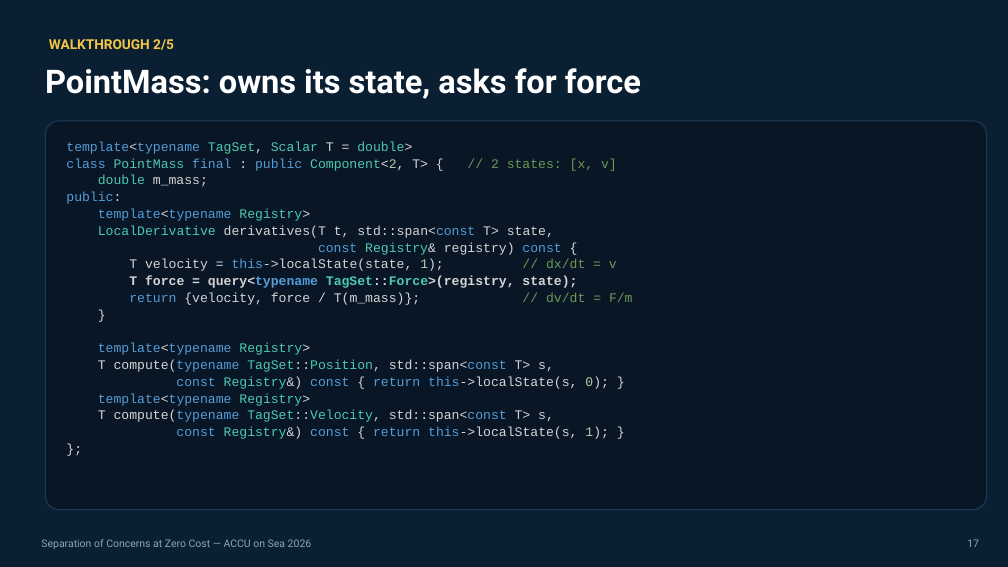
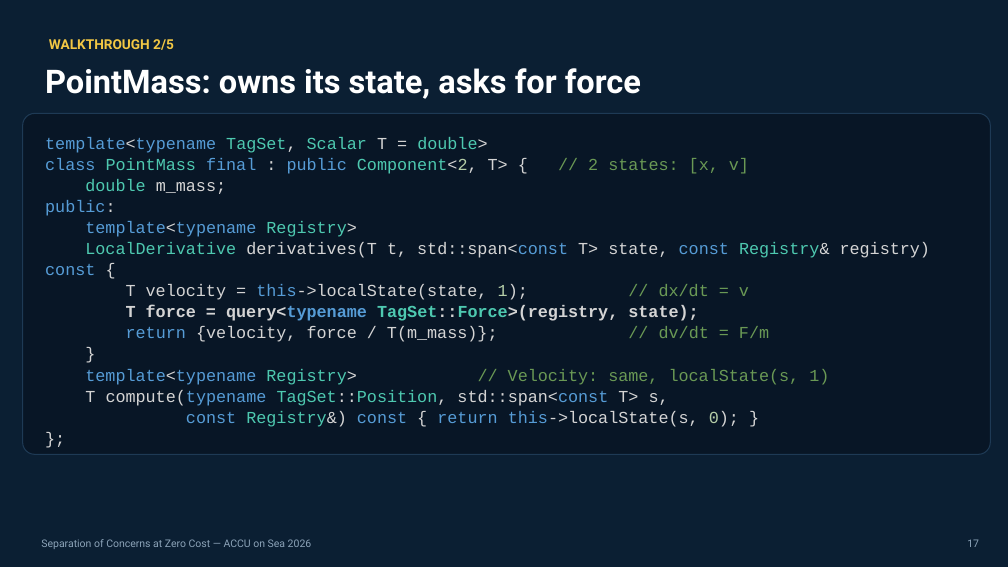
Before and after one commit to jedrzejmichalczyk/accu-on-sea-2026-modular-physics, a slide deck: slide 17 of slides/ACCU-Separation-of-Concerns-at-Zero-Cost.pptx. Drawn at 1008x567 pixels with LibreOffice and Linux fonts; fonts in the diff are those of the drawing. Boxes give left, top, right and bottom in pixels: in the first picture for what was removed or moved away, otherwise in the second. Text is boxed around its words. In the diff, an @@ line names an element or a change of style, - is before the commit and + after.

```diff
--- a/slides/ACCU-Separation-of-Concerns-at-Zero-Cost.pptx
+++ b/slides/ACCU-Separation-of-Concerns-at-Zero-Cost.pptx
@@ rounded rectangle: place and size @@
-rounded rectangle at [45, 121, 987, 510]
+rounded rectangle at [23, 113, 991, 454]
@@ text "template<typename TagSet, Scalar T = ...": place and size @@
-text "template<typename TagSet, Scalar T = ..." at [66, 141, 633, 439]
+text "template<typename TagSet, Scalar T = ..." at [45, 137, 930, 427]
@@ text at [45, 137, 769, 427]: size 12.5 to 16 pt in "template<typename TagSet, Scalar T = double>", "class PointMass final : public Component<2, T> ...", "double m_mass;", "public:" and 8 more places @@
@@ text at [45, 242, 930, 275]: text changed; size 12.5 to 16 pt @@
-LocalDerivative derivatives(T t, std::span<const T> state,
-const Registry& registry) const {
+LocalDerivative derivatives(T t, std::span<const T> state, const Registry& registry) const {
@@ text at [85, 369, 829, 385]: text changed; size 12.5 to 16 pt; text colour #569CD6 to #6A9955 @@
-template<typename Registry>
+template<typename Registry> // Velocity: same, localState(s, 1)
@@ text at [98, 393, 609, 439]: paragraphs removed @@
-template<typename Registry>
-T compute(typename TagSet::Velocity, std::span<const T> s,
-const Registry&) const { return this->localState(s, 1); }
```
Also in this commit, not shown: 10 other slides changed, 3 other files.
